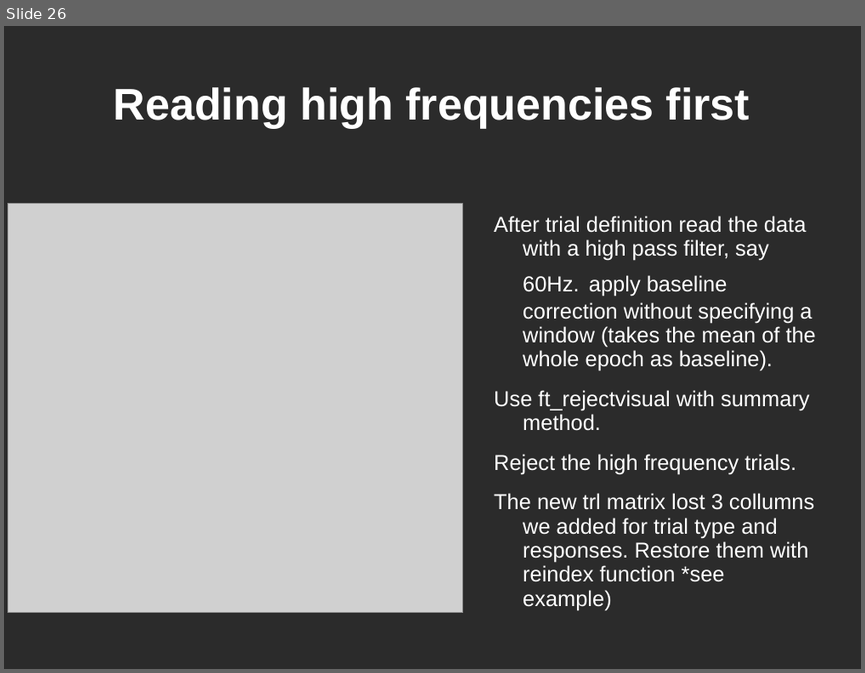
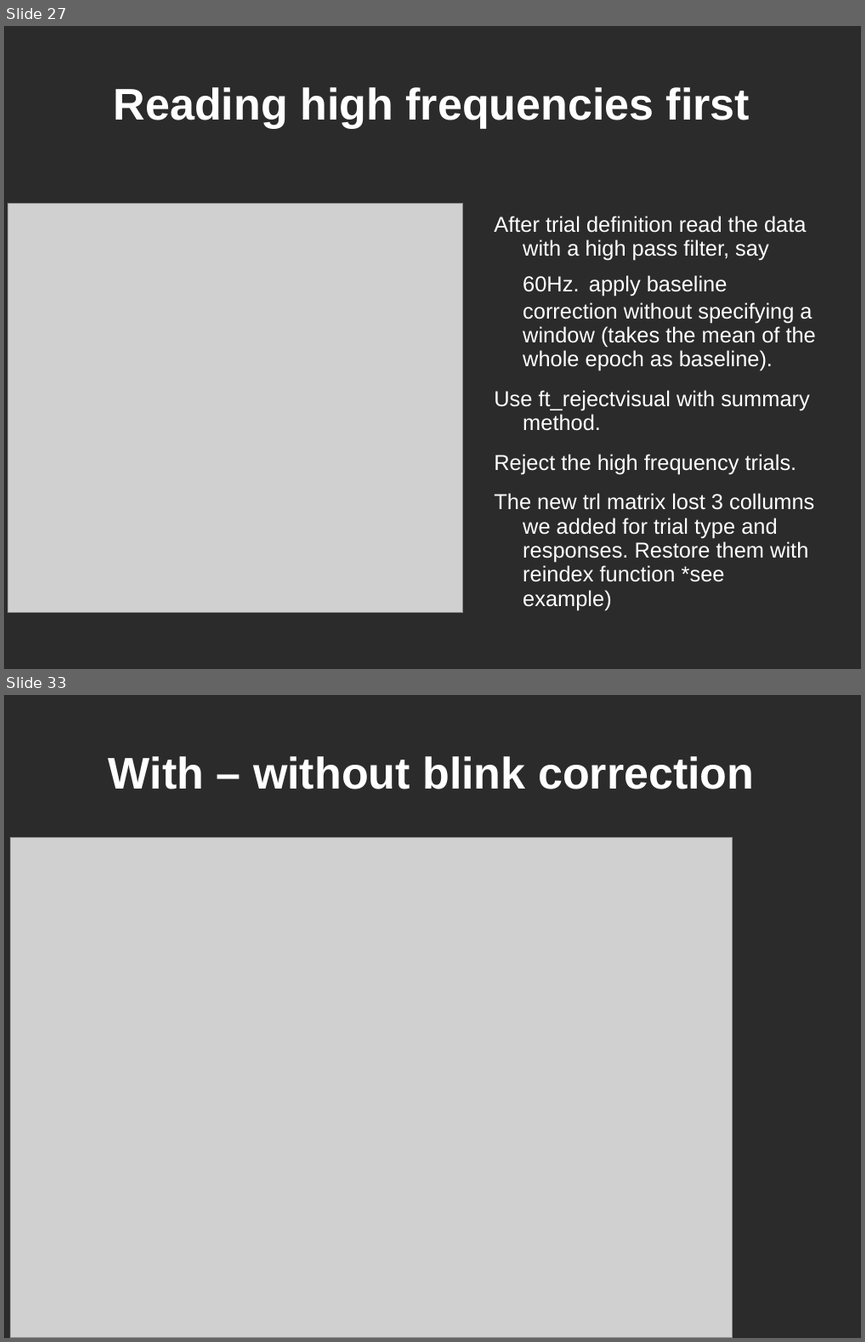
Before and after one commit to yuval-harpaz/work-drafts, a slide deck: docs/Tutorial4Begginers.ppt. Shown one above the other, each under a label of ours: slide 26 before the commit, slides 27 and 33 after it; the slides between them are not shown. The pictures are 865x673 and 865x1342 pixels, drawn with LibreOffice and Linux fonts; fonts in the diff are those of the drawing; grey boxes stand for pictures; background and template pictures are left out; a plain dark background stands for a picture behind light text. Boxes give left, top, right and bottom in pixels: in the first picture for what was removed or moved away, otherwise in the second. Text is boxed around its words. In the diff, an @@ line names an element or a change of style, - is before the commit and + after.

```diff
--- a/docs/Tutorial4Begginers.ppt
+++ b/docs/Tutorial4Begginers.ppt
@@ slide 33 added at <box>4,695,861,1338</box>, background picture (left out) @@
@@ title added at <box>109,756,754,789</box>, 41 pt, text #FFFFFF, bold @@
+With – without blink correction
@@ picture added at <box>10,837,732,1338</box> @@
@@ what was slide 26 is now slide 27 @@
```
Also in this commit, not shown: 4 slides changed, 6 other slides added.
